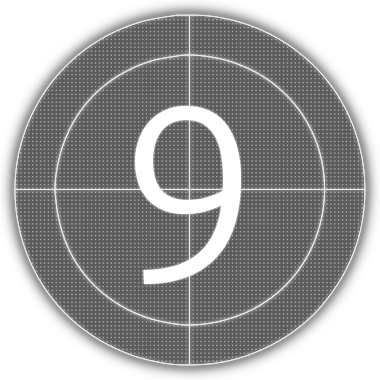
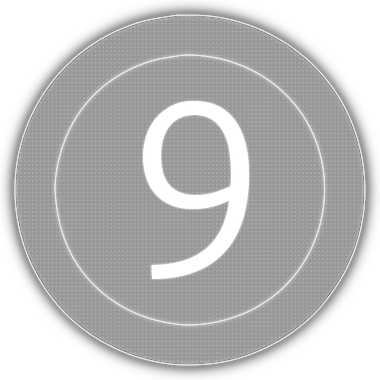
Layers edited between the first and the second 380×380 image:
removed layer "Pasted Layer copy" over [132, 103, 244, 287]
painted on "Pasted Layer" over [135, 98, 252, 284]
removed layer "Horizontal line copy" over [13, 184, 367, 195]
removed layer "Horizontal line" over [15, 189, 365, 190]
removed layer "Vertcial line copy" over [184, 13, 195, 367]
removed layer "Vertcial line" over [189, 15, 190, 365]
removed layer "Dots copy" over [16, 15, 364, 365]
"Circle": opacity 80% → 50% over [15, 15, 365, 365]
